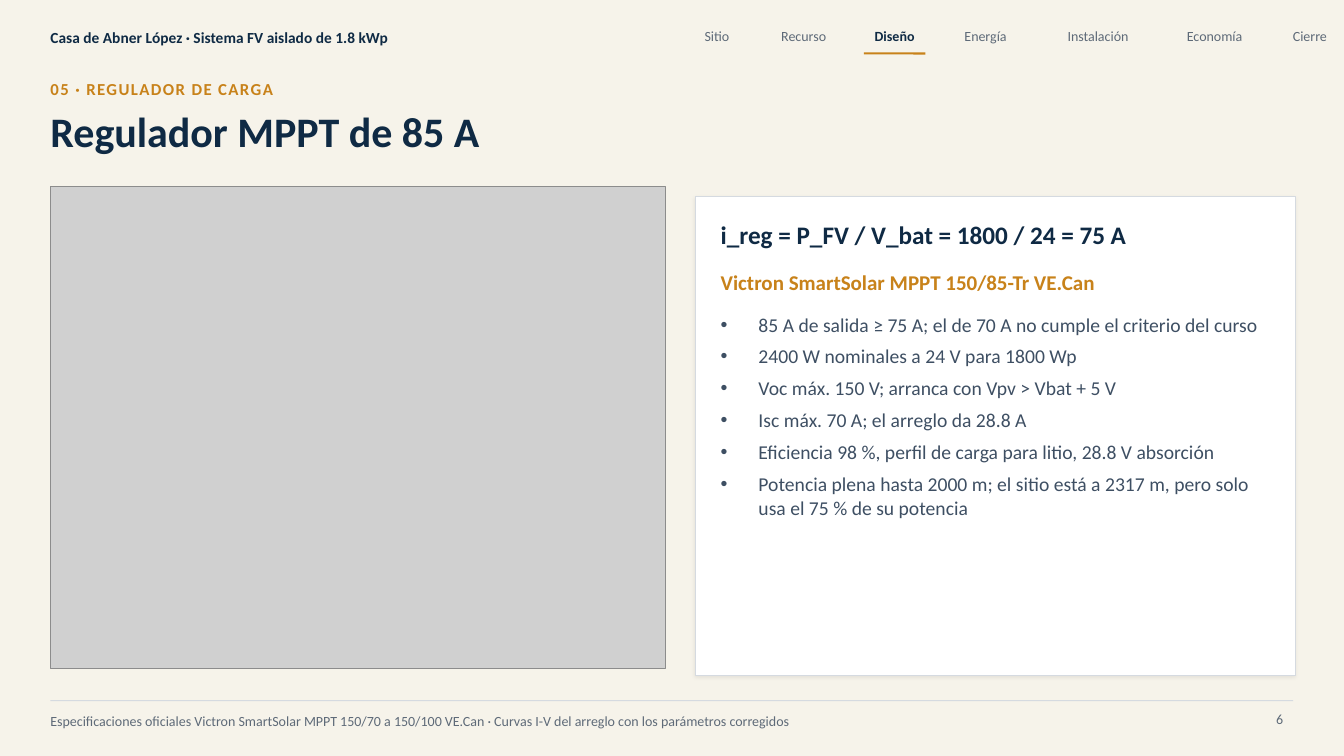
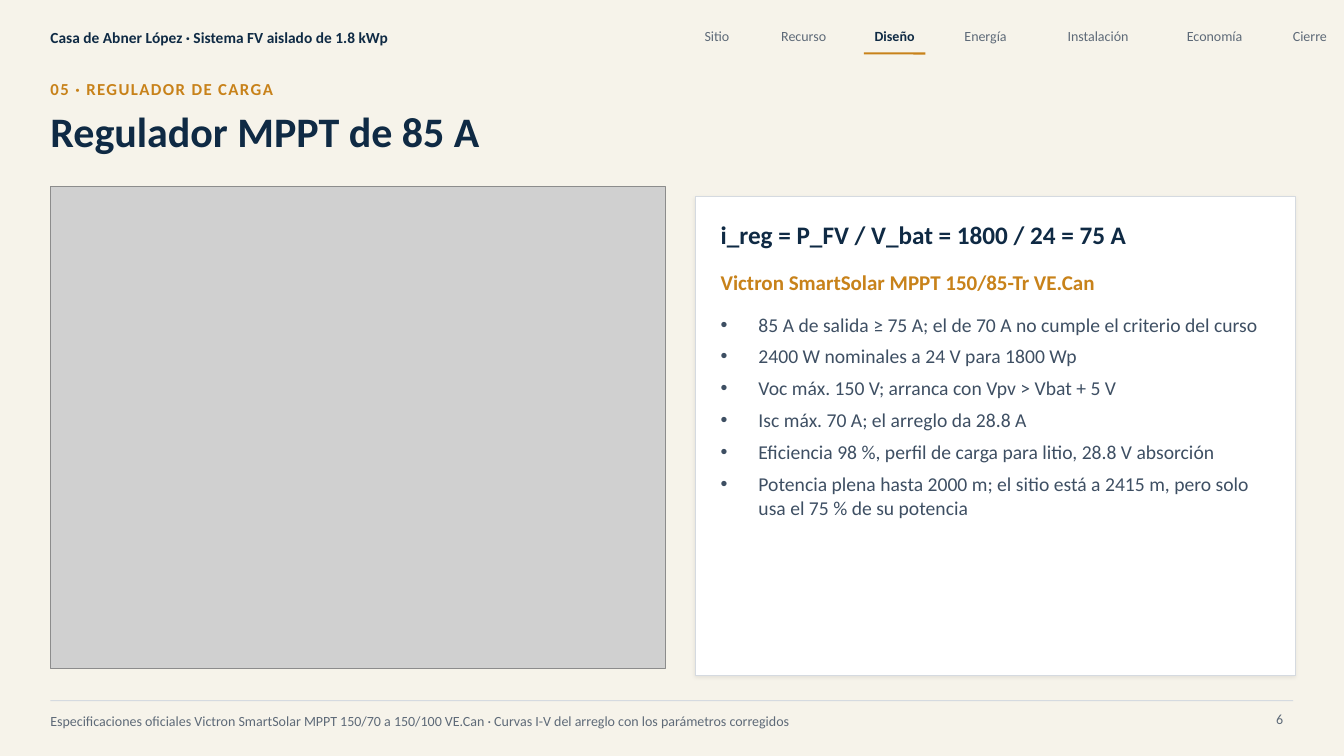
Before and after one commit to Jordis17/PROYECTO-2-FOTOVOLTAICOS, a slide deck: slide 6 of informe/presentacion/Sistema_FV_aislado_Abner_Lopez.pptx. Drawn at 1344x756 pixels with LibreOffice and Linux fonts; fonts in the diff are those of the drawing; grey boxes stand for pictures. Boxes give left, top, right and bottom in pixels: in the first picture for what was removed or moved away, otherwise in the second. Text is boxed around its words. In the diff, an @@ line names an element or a change of style, - is before the commit and + after.

```diff
--- a/informe/presentacion/Sistema_FV_aislado_Abner_Lopez.pptx
+++ b/informe/presentacion/Sistema_FV_aislado_Abner_Lopez.pptx
@@ text at (x1=758, y1=477, x2=1249, y2=518): text changed @@
-• Potencia plena hasta 2000 m; el sitio está a 2317 m, pero solo usa el 75 % de su potencia
+• Potencia plena hasta 2000 m; el sitio está a 2415 m, pero solo usa el 75 % de su potencia
```
Also in this commit, not shown: 3 other slides changed, 32 other files.
